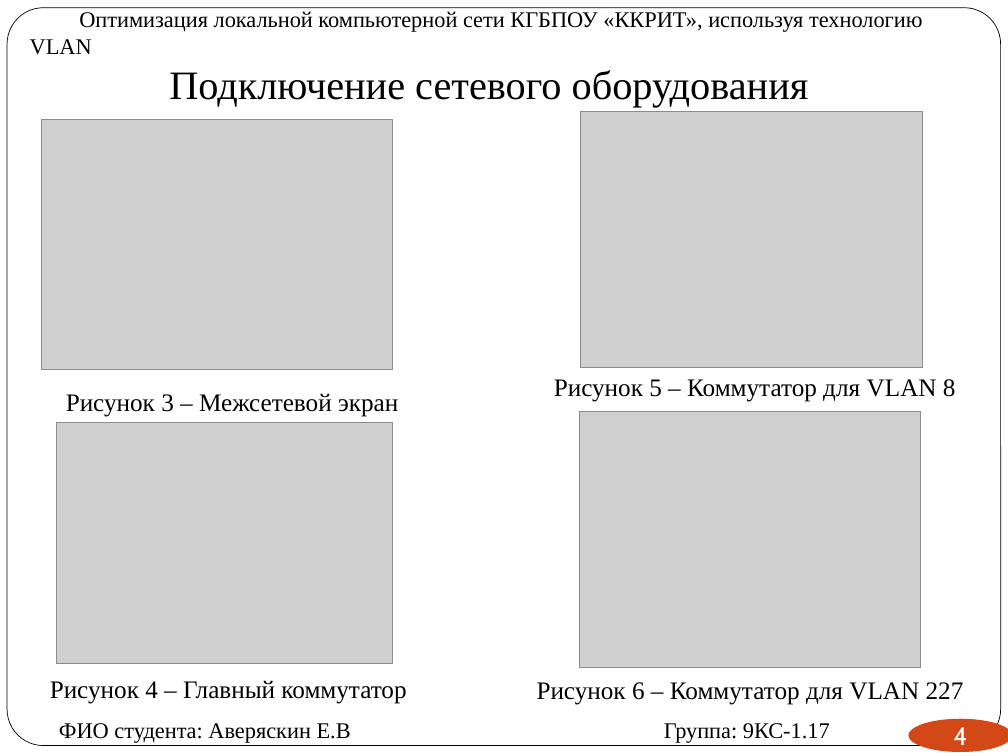
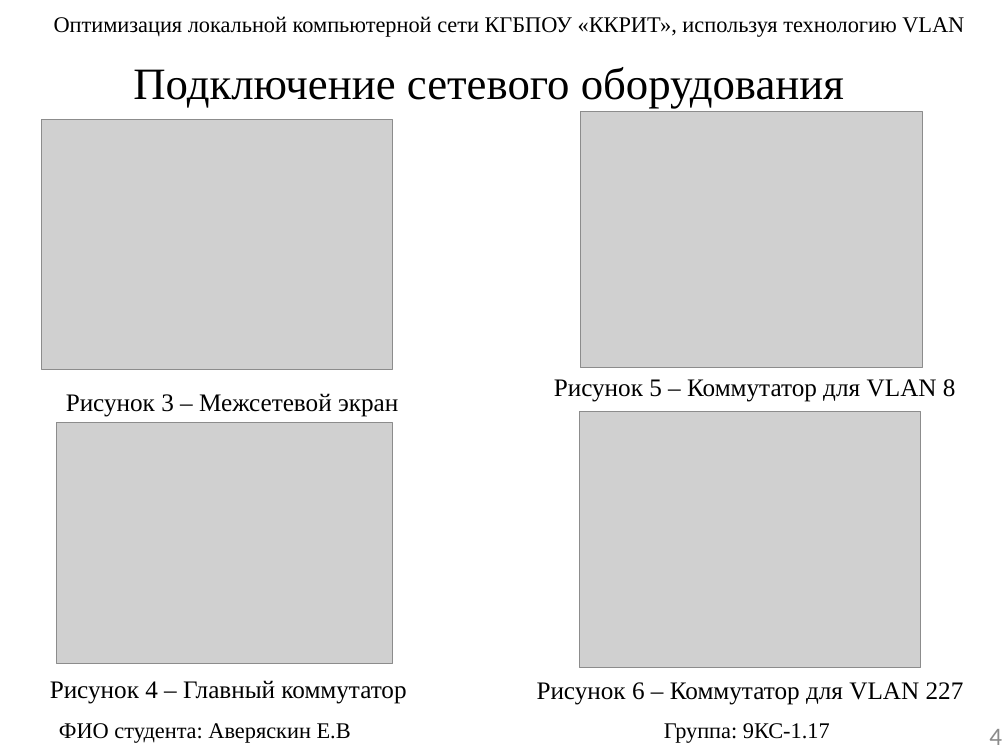
Before and after one commit to egoraver/diplom, a slide deck: slide 4 of практика 4 курс преддипломная/ВКР/Аверяскин презентация ВКР.pptx. Drawn at 1008x756 pixels with LibreOffice and Linux fonts; fonts in the diff are those of the drawing; grey boxes stand for pictures. Boxes give left, top, right and bottom in pixels: in the first picture for what was removed or moved away, otherwise in the second. Text is boxed around its words. In the diff, an @@ line names an element or a change of style, - is before the commit and + after.

```diff
--- a/практика 4 курс преддипломная/ВКР/Аверяскин презентация ВКР.pptx
+++ b/практика 4 курс преддипломная/ВКР/Аверяскин презентация ВКР.pptx
@@ rounded rectangle removed at bbox=[7, 8, 1001, 746] @@
@@ text "Оптимизация локальной компьютерной сети КГБПОУ ...": place and size @@
-text "Оптимизация локальной компьютерной сети КГБПОУ ..." at bbox=[30, 11, 922, 55]
+text "Оптимизация локальной компьютерной сети КГБПОУ ..." at bbox=[54, 16, 964, 37]
@@ text "Оптимизация локальной компьютерной сети КГБПОУ ..." at bbox=[54, 16, 964, 37]: indent changed @@
@@ title "Подключение сетевого оборудования" at bbox=[133, 67, 844, 109]: size 28.8 to 32 pt; line spacing 1 to 0.9; vertical alignment bottom to middle @@
@@ page number: place and size @@
-page number at bbox=[908, 719, 1008, 752]
+page number at bbox=[989, 729, 1002, 745]
@@ page number at bbox=[989, 729, 1002, 745]: font Cabin to Calibri, text colour #FFFFFF to #8C8C8C; alignment centre to right; fill #D34817 to none @@
```
Also in this commit, not shown: 11 other slides changed, 1 other file.
